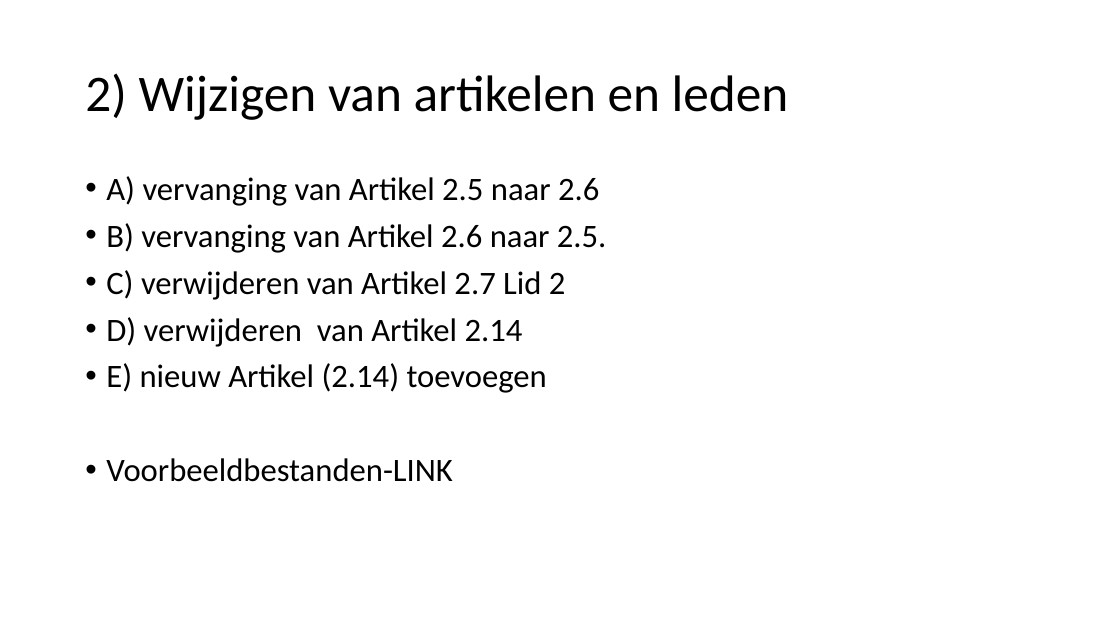
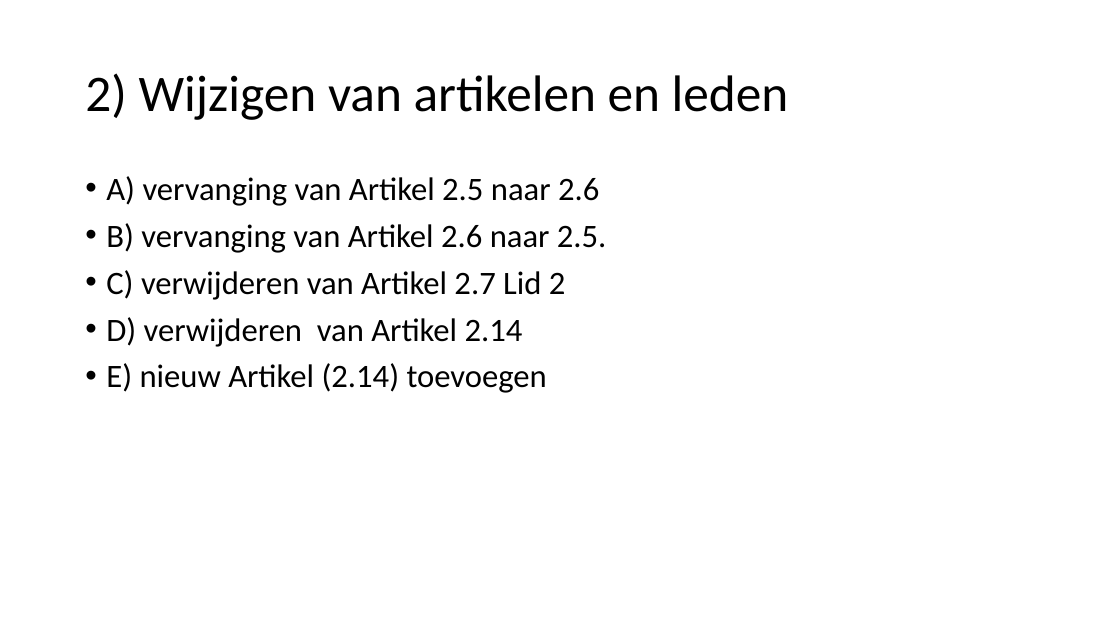
Before and after one commit to Geonovum/xml_omgevingsplan_gemeentestad, a slide deck: slide 7 of Submutatiescenario_s.pptx. Drawn at 1120x630 pixels with LibreOffice and Linux fonts; fonts in the diff are those of the drawing. Boxes give left, top, right and bottom in pixels: in the first picture for what was removed or moved away, otherwise in the second. Text is boxed around its words. In the diff, an @@ line names an element or a change of style, - is before the commit and + after.

Commit message:
aangepast

```diff
--- a/Submutatiescenario_s.pptx
+++ b/Submutatiescenario_s.pptx
@@ text at <box>106,458,453,482</box>: paragraph removed @@
-• Voorbeeldbestanden-LINK
```
